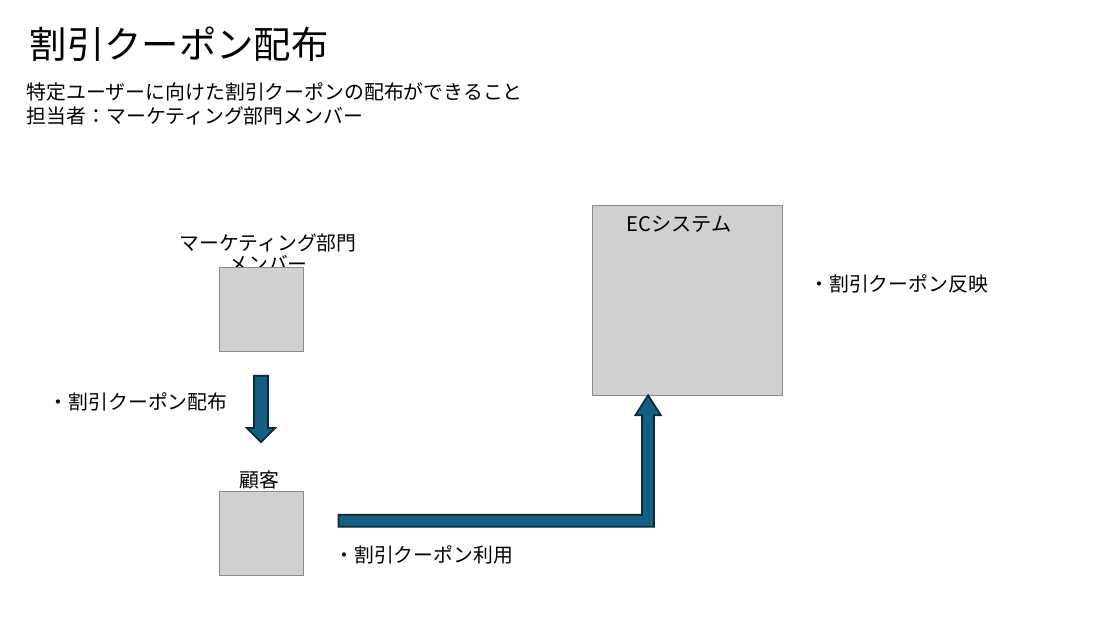
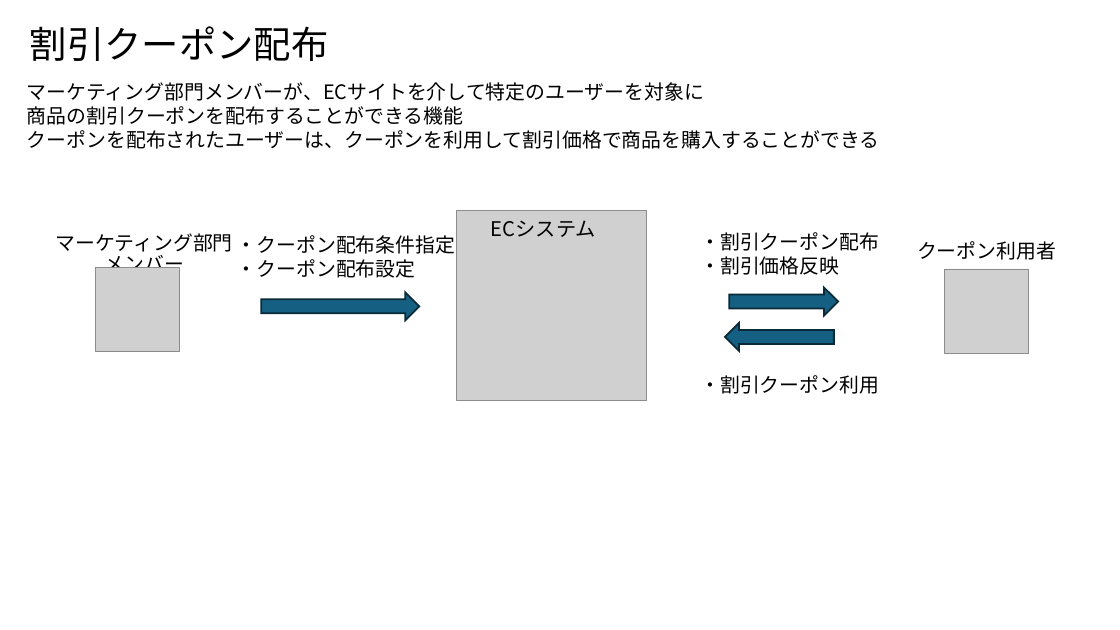
Before and after one commit to NaoyaIshizumi-Pasona/pm-cause-ec, a slide deck: slide 4 of 提案書/別紙1_サイト管理者の業務概要図.pptx (slide 3 before the commit). Drawn at 1120x630 pixels with LibreOffice and Linux fonts; fonts in the diff are those of the drawing; grey boxes stand for pictures. Boxes give left, top, right and bottom in pixels: in the first picture for what was removed or moved away, otherwise in the second. Text is boxed around its words. In the diff, an @@ line names an element or a change of style, - is before the commit and + after.

```diff
--- a/提案書/別紙1_サイト管理者の業務概要図.pptx
+++ b/提案書/別紙1_サイト管理者の業務概要図.pptx
@@ text at [27, 82, 880, 149]: text changed @@
-特定ユーザーに向けた割引クーポンの配布ができること
-担当者：マーケティング部門メンバー
+マーケティング部門メンバーが、ECサイトを介して特定のユーザーを対象に
+商品の割引クーポンを配布することができる機能
+クーポンを配布されたユーザーは、クーポンを利用して割引価格で商品を購入することができる
@@ text "ECシステム": place and size @@
-text "ECシステム" at [627, 215, 732, 232]
+text "ECシステム" at [491, 220, 596, 237]
@@ text "マーケティング部門メンバー": place and size @@
-text "マーケティング部門メンバー" at [179, 233, 356, 277]
+text "マーケティング部門メンバー" at [56, 233, 233, 277]
@@ text added at [237, 235, 456, 278], 17 pt, text #000000 @@
+・クーポン配布条件指定
+・クーポン配布設定
@@ picture: place and size @@
-picture at [593, 205, 783, 395]
+picture at [457, 210, 647, 400]
@@ text at [700, 232, 879, 275]: text changed @@
-・割引クーポン反映
+・割引クーポン配布
+・割引価格反映
@@ picture: place and size @@
-picture at [219, 267, 303, 351]
+picture at [95, 267, 179, 351]
@@ text added at [917, 241, 1056, 260], 17 pt, text #000000 @@
+クーポン利用者
@@ picture: place and size @@
-picture at [219, 492, 303, 576]
+picture at [945, 269, 1029, 353]
@@ right arrow at [261, 292, 419, 320]: rotation 90 to 0 degrees @@
@@ right arrow added at [729, 287, 839, 315], fill #156082, outline #092A39 1.5 pt @@
@@ right arrow added at [725, 323, 834, 350], fill #156082, outline #092A39 1.5 pt @@
@@ text "・割引クーポン利用": place and size @@
-text "・割引クーポン利用" at [334, 545, 513, 564]
+text "・割引クーポン利用" at [700, 375, 879, 394]
@@ text removed at [49, 392, 228, 411] @@
-・割引クーポン配布
@@ bent up arrow removed at [339, 396, 661, 527] @@
@@ text removed at [239, 470, 279, 492] @@
-顧客
```
Also in this commit, not shown: 7 other slides changed, 1 slide added.
